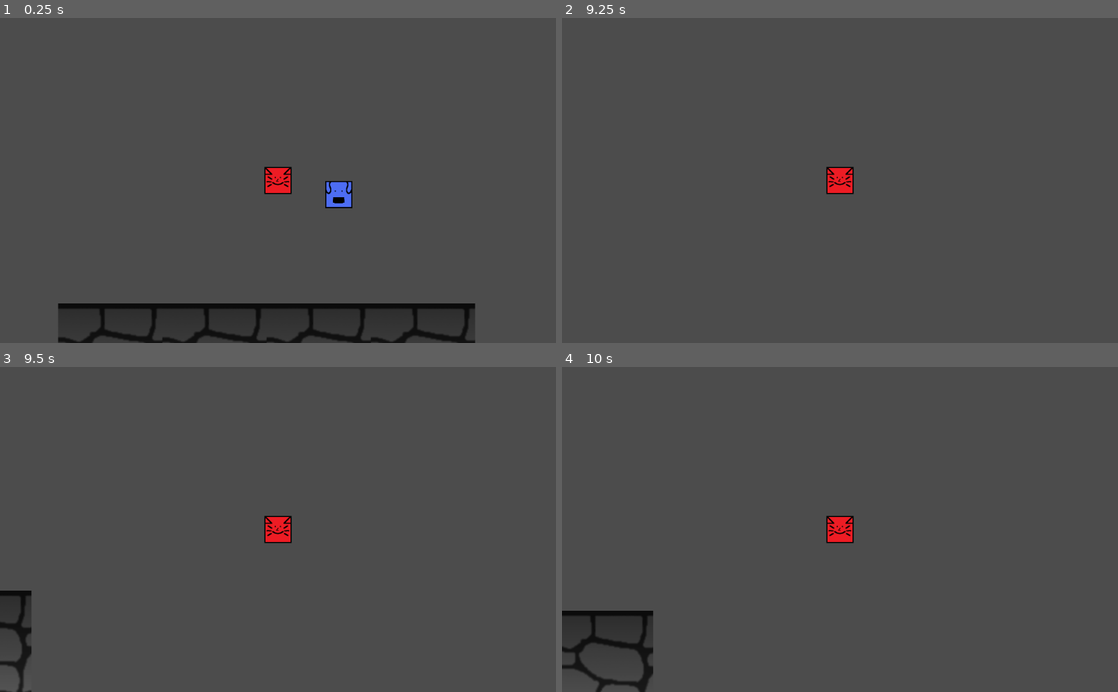
Above: before the commit, frames 1-4 (two rows, left to right).
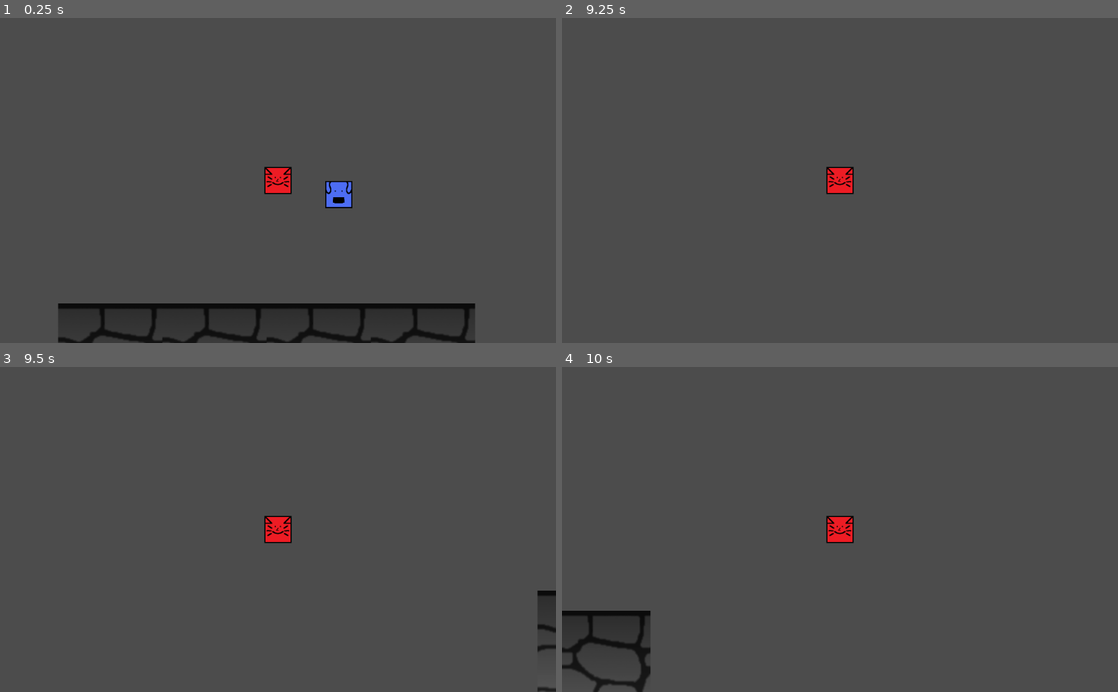
Above: after the commit, the same moments.

Repository: Pyro569/Stranded-in-the-Sewers
Game: Godot game, scene res://Game.tscn
Same seed, same stepped clock (60 frames per second), same inputs: the game is played once before the commit and once after it.
Inputs:
- Up to frame 1 (0.25 s): no input
- Up to frame 2 (9.25 s): hold Left (move_left2) 0.53-1.28 s; hold D (move_right) 0.53-2.03 s; tap W (move_up) at 0.77, 1.52, 3.02, 3.77, 4.52, 6.02, 6.77, 7.52, 9.02 s; tap Right (move_right2) at 1.35, 5.85 s; hold A (move_left) 2.03-2.78 s; hold Up (move_up2) 2.03-2.78 s; hold D (move_right) 2.78-4.28 s; tap Left (move_left2) at 2.85, 7.35 s; hold Right (move_right2) 3.53-4.28 s; hold A (move_left) 4.28-5.03 s; tap Up (move_up2) at 4.35, 8.85 s; hold D (move_right) 5.03-5.78 s; hold Left (move_left2) 5.03-5.78 s; hold A (move_left) 5.78-7.28 s; hold Up (move_up2) 6.53-7.28 s; hold D (move_right) from 7.28 s (still down); hold Right (move_right2) 8.03-8.78 s
- Up to frame 3 (9.5 s): keep holding D (move_right)
- Up to frame 4 (10 s): release D (move_right) at 9.53 s; hold A (move_left) from 9.53 s (still down); hold Left (move_left2) from 9.53 s (still down); tap W (move_up) at 9.77 s

Frames 1-2 are identical in both runs. In frame 3, 1.2% of the frame differs, in the area x 0-100%, y 68-100%; in frame 4, 0.3%.

Commit message:
left-right extension

Diff:
--- a/Assets/Scripts/Player.gd
+++ b/Assets/Scripts/Player.gd
@@ -17,6 +17,11 @@
 	#print(position.y)
 	if position.y > 1000:
 		position.y = 0
+	if position.x < -700:
+		position.x = 1000
+	if position.x > 1000:
+		position.x = -700
+
 
 func _physics_process(delta):
 	if RightDown:
